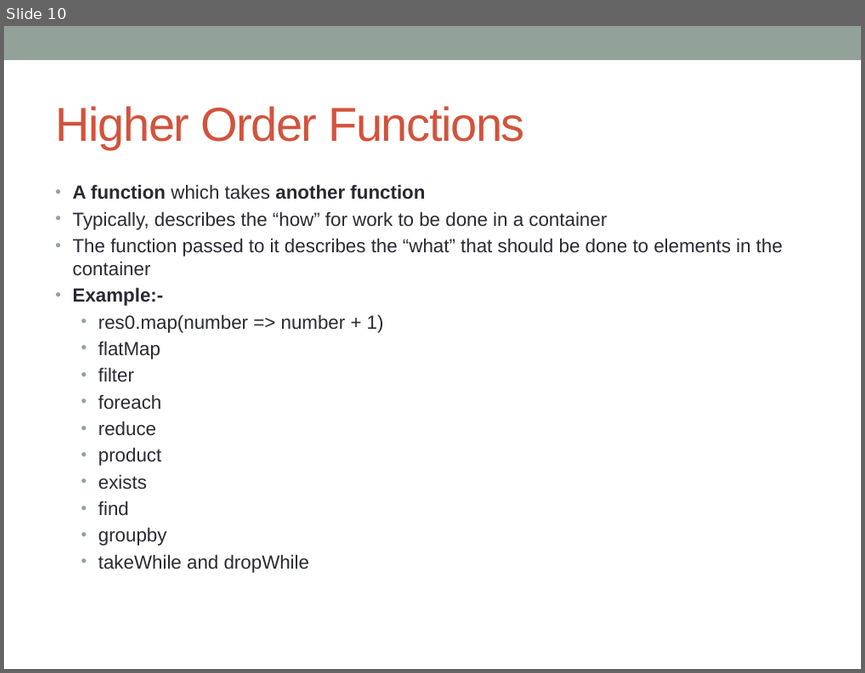
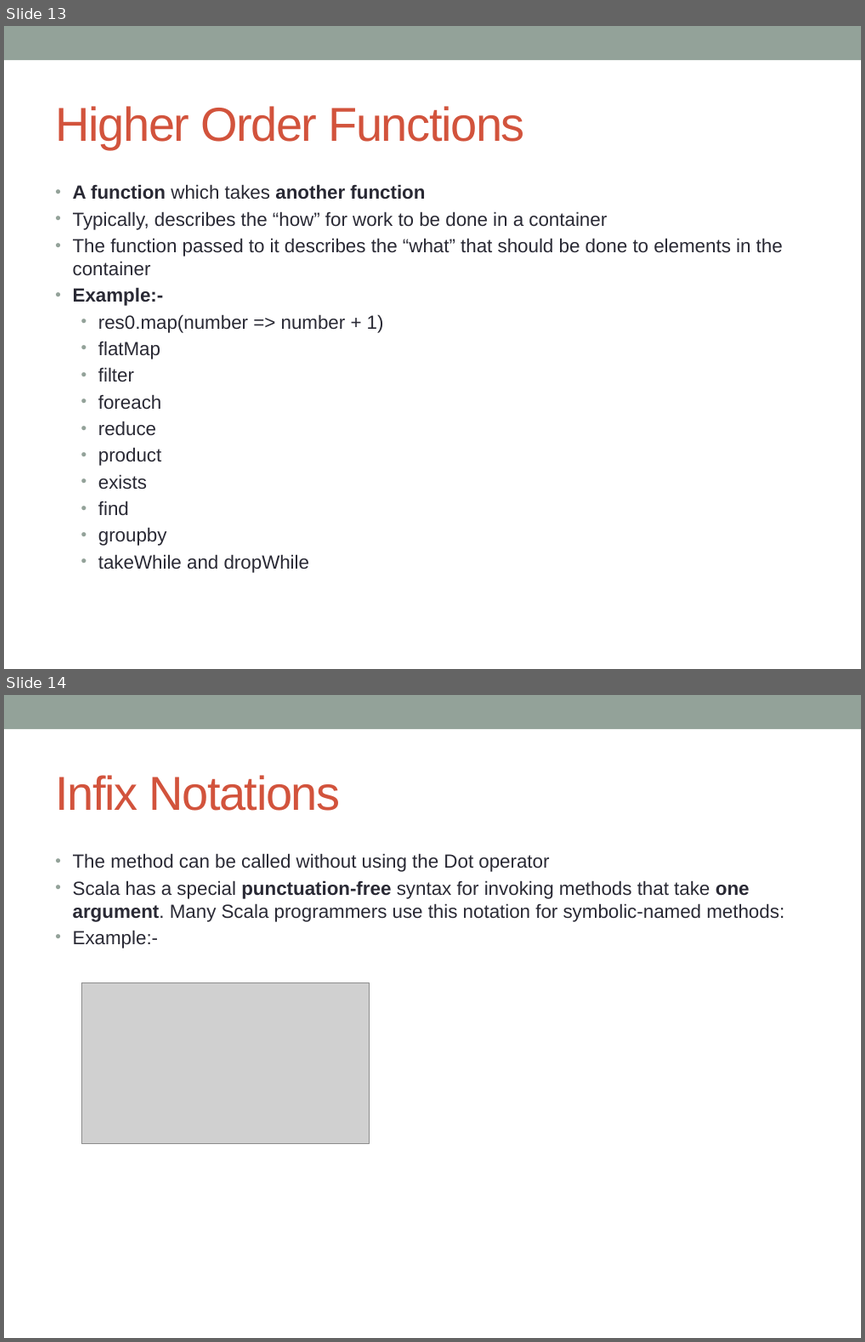
Before and after one commit to notionquest/ProjectDocumentation, a slide deck: Scala_Features.pptx. Shown one above the other, each under a label of ours: slide 10 before the commit, slides 13 and 14 after it. The pictures are 865x673 and 865x1342 pixels, drawn with LibreOffice and Linux fonts; fonts in the diff are those of the drawing; grey boxes stand for pictures. Boxes give left, top, right and bottom in pixels: in the first picture for what was removed or moved away, otherwise in the second. Text is boxed around its words. In the diff, an @@ line names an element or a change of style, - is before the commit and + after.

Commit message:
Infix notation, class with parameters added

```diff
--- a/Scala_Features.pptx
+++ b/Scala_Features.pptx
@@ slide 14 added at (x1=4, y1=695, x2=861, y2=1338), background #FFFFFF; not listed: 1 template element that a slide beside it also shows @@
@@ title added at (x1=55, y1=775, x2=340, y2=811), 40 pt, text #D2533C @@
+Infix Notations
@@ text added at (x1=73, y1=853, x2=784, y2=948), 16 pt, text #292934 @@
+• The method can be called without using the Dot operator
+• Scala has a special punctuation-free syntax for invoking methods that take one argument. Many Scala programmers use this notation for symbolic-named methods:
+• Example:-
@@ picture added at (x1=82, y1=983, x2=369, y2=1144) @@
@@ what was slide 10 is now slide 13 @@
```
Also in this commit, not shown: 3 slides changed, 3 other slides added.
